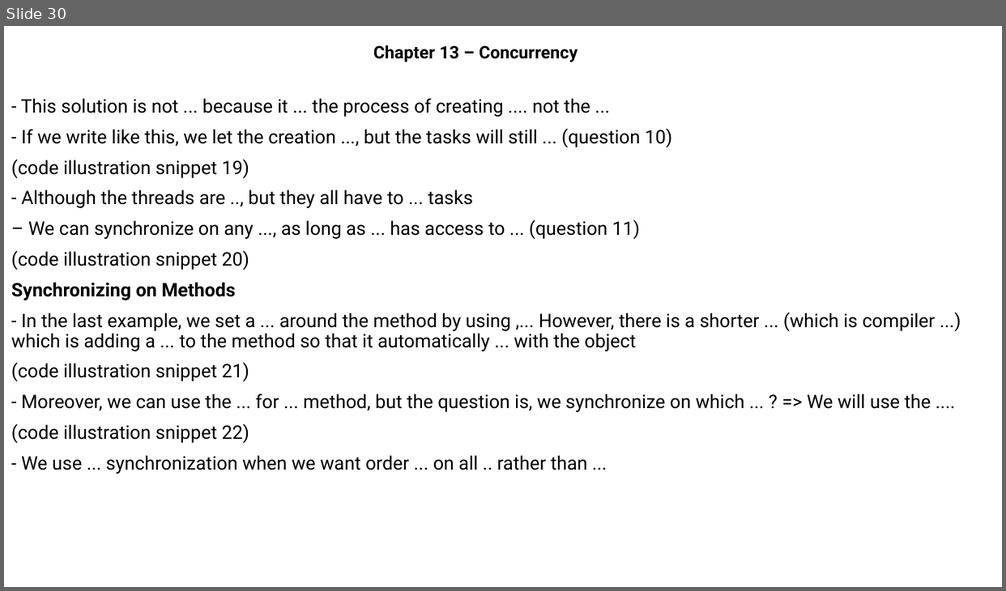
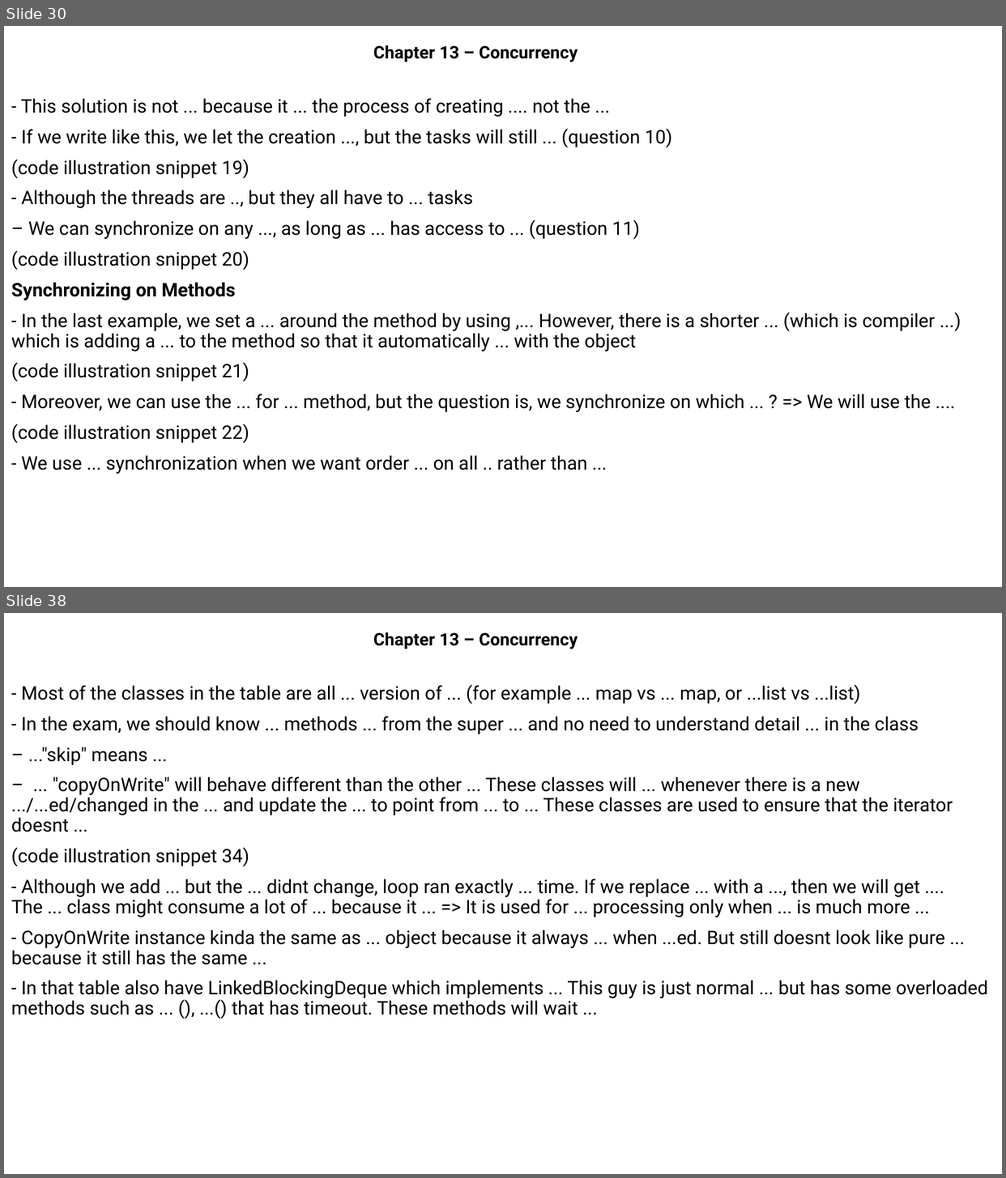
Before and after one commit to MaiDinhVinh/CS-Java, a slide deck: OCP17/Chapter 13 - Concurrency.pptx. Shown one above the other, each under a label of ours: slide 30 before the commit, slides 30 and 38 after it; the slides between them are not shown. The pictures are 1006x591 and 1006x1178 pixels, drawn with LibreOffice and Linux fonts; fonts in the diff are those of the drawing. Boxes give left, top, right and bottom in pixels: in the first picture for what was removed or moved away, otherwise in the second. Text is boxed around its words. In the diff, an @@ line names an element or a change of style, - is before the commit and + after.

```diff
--- a/OCP17/Chapter 13 - Concurrency.pptx
+++ b/OCP17/Chapter 13 - Concurrency.pptx
@@ slide 38 added at [4, 613, 1002, 1174], background #FFFFFF @@
@@ subtitle added at [373, 632, 577, 649], 16.6 pt, text #000000, bold @@
+Chapter 13 – Concurrency
@@ text added at [11, 684, 988, 1016], 18 pt, text #000000 @@
+- Most of the classes in the table are all ... version of ... (for example ... map vs ... map, or ...list vs ...list)
+- In the exam, we should know ... methods ... from the super ... and no need to understand detail ... in the class
+– ..."skip" means ...
+– ... "copyOnWrite" will behave different than the other ... These classes will ... whenever there is a new .../...ed/changed in the ... and update the ... to point from ... to ... These classes are used to ensure that the iterator doesnt ...
+(code illustration snippet 34)
+- Although we add ... but the ... didnt change, loop ran exactly ... time. If we replace ... with a ..., then we will get .... The ... class might consume a lot of ... because it ... => It is used for ... processing only when ... is much more ...
+- CopyOnWrite instance kinda the same as ... object because it always ... when ...ed. But still doesnt look like pure ... because it still has the same ...
+- In that table also have LinkedBlockingDeque which implements ... This guy is just normal ... but has some overloaded methods such as ... (), ...() that has timeout. These methods will wait ...
```
Also in this commit, not shown: 20 other slides added.
